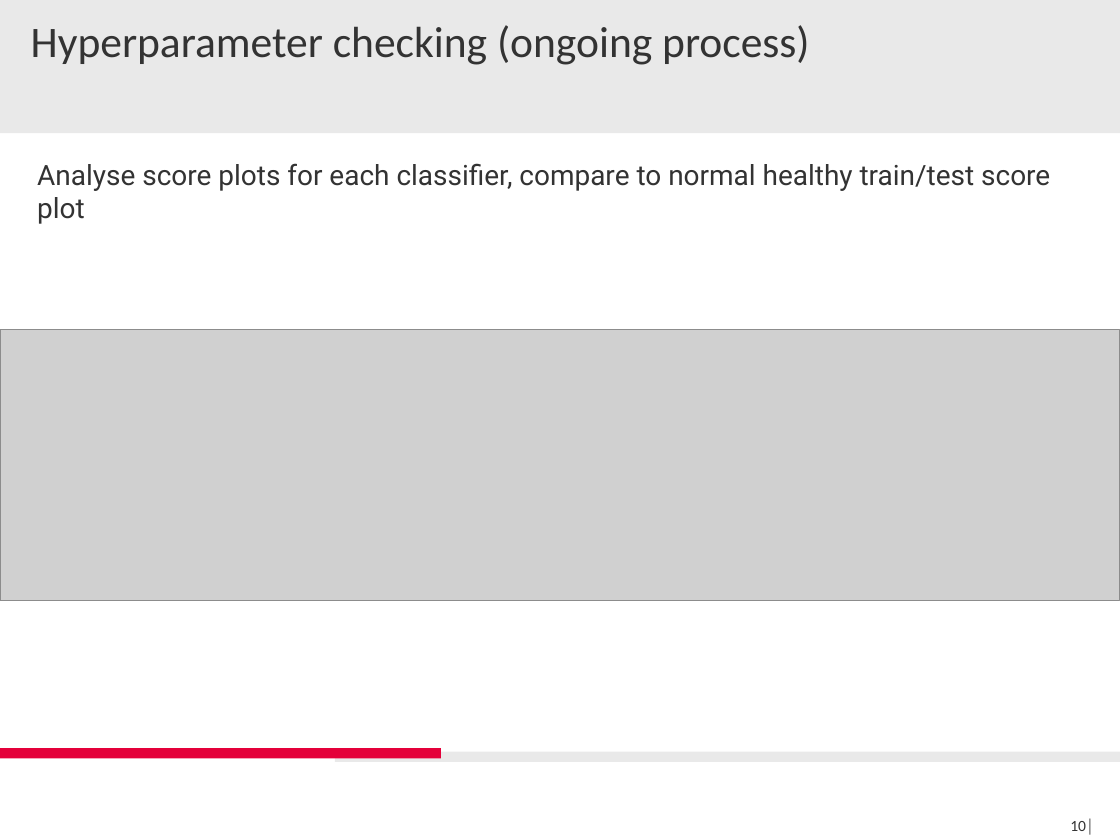
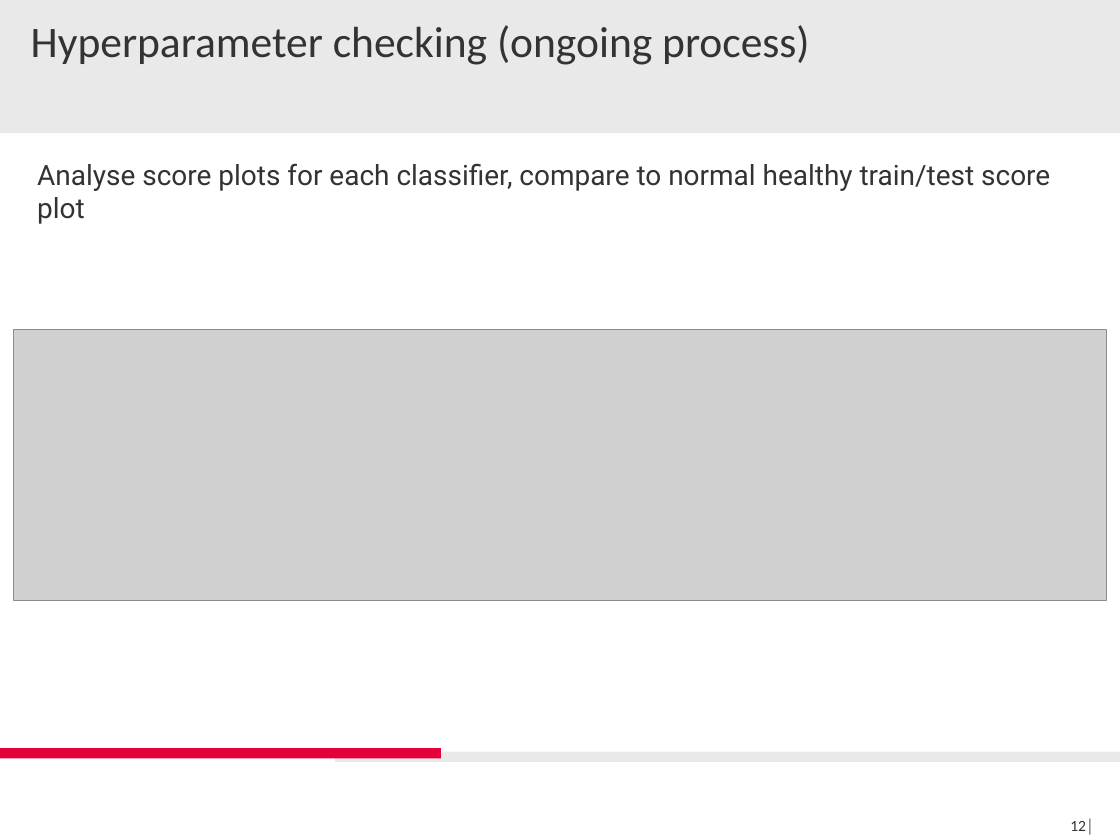
Before and after one commit to IceQueen1996/Masterarbeit, a slide deck: slide 12 of presentations/ProgressReport.pptx (slide 10 before the commit). Drawn at 1120x840 pixels with LibreOffice and Linux fonts; fonts in the diff are those of the drawing; grey boxes stand for pictures; background and template pictures are left out. Boxes give left, top, right and bottom in pixels: in the first picture for what was removed or moved away, otherwise in the second. Text is boxed around its words. In the diff, an @@ line names an element or a change of style, - is before the commit and + after.

```diff
--- a/presentations/ProgressReport.pptx
+++ b/presentations/ProgressReport.pptx
@@ picture: place and size @@
-picture at bbox=[0, 329, 1120, 600]
+picture at bbox=[13, 329, 1107, 600]
@@ page number at bbox=[1070, 818, 1094, 835]: text changed @@
-10│
+12│
```
Also in this commit, not shown: 2 other slides changed, 2 slides added.
